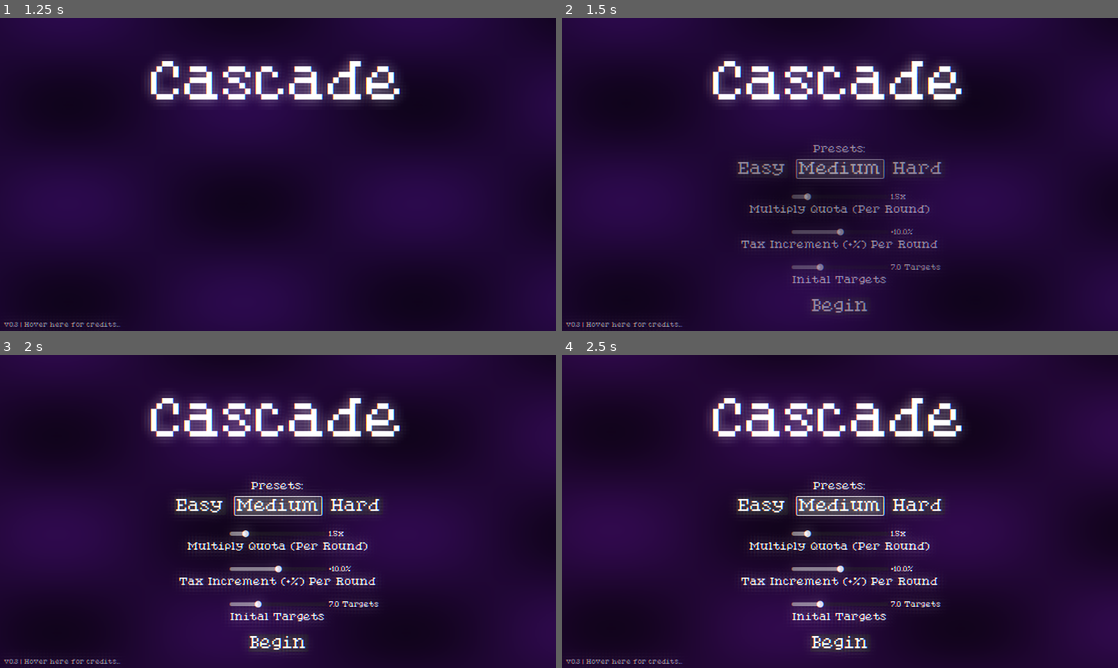
Above: before the commit, frames 1-4 (two rows, left to right).
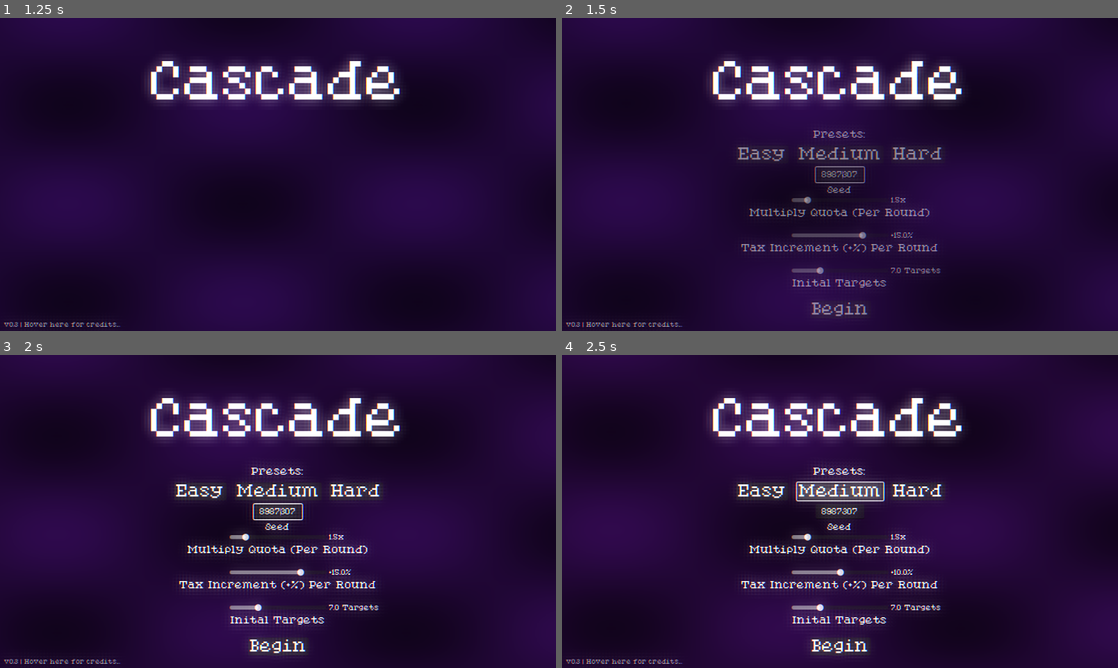
Above: after the commit, the same moments.

Repository: RLATIS/Cascade
Game: Godot game, scene res://scenes/menu.tscn
Same seed, same stepped clock (60 frames per second), same inputs: the game is played once before the commit and once after it.
Inputs:
- Up to frame 1 (1.25 s): click "Play" at 0.5 s
- Up to frame 2 (1.5 s): click "Play" at 1.25 s
- Up to frame 3 (2 s): no input
- Up to frame 4 (2.5 s): click "Medium" at 2 s

Frame 1 is identical in both runs. In frame 2, 5.0% of the frame differs, in the area x 31-69%, y 36-96%; in frame 3, 6.5%; in frame 4, 6.6%, in the area x 31-69%, y 35-96%.

Commit message:
added seed input to play menu and also rename project

Diff:
--- a/project.godot
+++ b/project.godot
@@ -10,7 +10,7 @@
 
 [application]
 
-config/name="bounceback"
+config/name="Cascade"
 run/main_scene="uid://cjnxsyfpslufq"
 config/features=PackedStringArray("4.5", "Forward Plus")
 boot_splash/image="uid://cog4wu0hsfjm5"
--- a/scenes/menu.tscn
+++ b/scenes/menu.tscn
@@ -157,9 +157,9 @@
 anchor_right = 0.5
 anchor_bottom = 0.5
 offset_left = -389.0
-offset_top = -99.0
+offset_top = -129.0
 offset_right = 389.0
-offset_bottom = -6.0
+offset_bottom = -36.0
 grow_horizontal = 2
 grow_vertical = 2
 theme_override_fonts/font = ExtResource("3_mhnvy")
@@ -175,9 +175,9 @@
 anchor_right = 0.5
 anchor_bottom = 0.5
 offset_left = -215.0
-offset_top = -30.0
+offset_top = -60.0
 offset_right = -107.0
-offset_bottom = 7.0
+offset_bottom = -23.0
 grow_horizontal = 2
 grow_vertical = 2
 theme_override_fonts/font = ExtResource("3_mhnvy")
@@ -197,9 +197,9 @@
 anchor_right = 0.5
 anchor_bottom = 0.5
 offset_left = -89.5
-offset_top = -30.5
+offset_top = -60.5
 offset_right = 89.5
-offset_bottom = 6.5
+offset_bottom = -23.5
 grow_horizontal = 2
 grow_vertical = 2
 theme_override_fonts/font = ExtResource("3_mhnvy")
@@ -219,9 +219,9 @@
 anchor_right = 0.5
 anchor_bottom = 0.5
 offset_left = 105.5
-offset_top = -30.0
+offset_top = -60.0
 offset_right = 216.5
-offset_bottom = 7.0
+offset_bottom = -23.0
 grow_horizontal = 2
 grow_vertical = 2
 theme_override_fonts/font = ExtResource("3_mhnvy")
@@ -234,6 +234,42 @@
 scale = Vector2(1.6, 1.6)
 texture = ExtResource("5_g3eks")
 
+[node name="seed" type="Label" parent="playmenu"]
+anchors_preset = 8
+anchor_left = 0.5
+anchor_top = 0.5
+anchor_right = 0.5
+anchor_bottom = 0.5
+offset_left = -34.0
+offset_top = 23.0
+offset_right = 33.0
+offset_bottom = 42.0
+grow_horizontal = 2
+grow_vertical = 2
+theme_override_fonts/font = ExtResource("3_mhnvy")
+theme_override_font_sizes/font_size = 16
+text = "Seed"
+horizontal_alignment = 1
+vertical_alignment = 1
+
+[node name="seedINPT" type="LineEdit" parent="playmenu"]
+anchors_preset = 8
+anchor_left = 0.5
+anchor_top = 0.5
+anchor_right = 0.5
+anchor_bottom = 0.5
+offset_left = -50.0
+offset_top = -15.5
+offset_right = 50.0
+offset_bottom = 15.5
+grow_horizontal = 2
+grow_vertical = 2
+theme_override_fonts/font = ExtResource("3_mhnvy")
+text = "1234567"
+placeholder_text = "Seed..."
+alignment = 1
+max_length = 7
+
 [node name="begin" type="Button" parent="playmenu"]
 anchors_preset = 8
 anchor_left = 0.5
@@ -241,9 +277,9 @@
 anchor_right = 0.5
 anchor_bottom = 0.5
 offset_left = -62.0
-offset_top = 254.0
+offset_top = 261.0
 offset_right = 63.0
-offset_bottom = 291.0
+offset_bottom = 298.0
 grow_horizontal = 2
 grow_vertical = 2
 theme_override_fonts/font = ExtResource("3_mhnvy")
@@ -263,9 +299,9 @@
 anchor_right = 0.5
 anchor_bottom = 0.5
 offset_left = -100.0
-offset_top = 38.0
+offset_top = 45.0
 offset_right = 100.0
-offset_bottom = 54.0
+offset_bottom = 61.0
 grow_horizontal = 2
 grow_vertical = 2
 
@@ -276,9 +312,9 @@
 anchor_right = 0.5
 anchor_bottom = 0.5
 offset_left = -389.0
-offset_top = 26.0
+offset_top = 33.0
 offset_right = 389.0
-offset_bottom = 119.0
+offset_bottom = 126.0
 grow_horizontal = 2
 grow_vertical = 2
 theme_override_fonts/font = ExtResource("3_mhnvy")
@@ -294,9 +330,9 @@
 anchor_right = 0.5
 anchor_bottom = 0.5
 offset_left = 106.0
-offset_top = 37.0
+offset_top = 44.0
 offset_right = 884.0
-offset_bottom = 56.0
+offset_bottom = 63.0
 grow_horizontal = 2
 grow_vertical = 2
 theme_override_fonts/font = ExtResource("3_mhnvy")
@@ -311,9 +347,9 @@
 anchor_right = 0.5
 anchor_bottom = 0.5
 offset_left = -100.0
-offset_top = 111.0
+offset_top = 118.0
 offset_right = 100.0
-offset_bottom = 127.0
+offset_bottom = 134.0
 grow_horizontal = 2
 grow_vertical = 2
 
@@ -324,9 +360,9 @@
 anchor_right = 0.5
 anchor_bottom = 0.5
 offset_left = -389.0
-offset_top = 99.0
+offset_top = 106.0
 offset_right = 389.0
-offset_bottom = 192.0
+offset_bottom = 199.0
 grow_horizontal = 2
 grow_vertical = 2
 theme_override_fonts/font = ExtResource("3_mhnvy")
@@ -342,9 +378,9 @@
 anchor_right = 0.5
 anchor_bottom = 0.5
 offset_left = 106.0
-offset_top = 110.0
+offset_top = 117.0
 offset_right = 884.0
-offset_bottom = 129.0
+offset_bottom = 136.0
 grow_horizontal = 2
 grow_vertical = 2
 theme_override_fonts/font = ExtResource("3_mhnvy")
@@ -359,9 +395,9 @@
 anchor_right = 0.5
 anchor_bottom = 0.5
 offset_left = -100.0
-offset_top = 184.0
+offset_top = 191.0
 offset_right = 100.0
-offset_bottom = 200.0
+offset_bottom = 207.0
 grow_horizontal = 2
 grow_vertical = 2
 min_value = 1.0
@@ -375,9 +411,9 @@
 anchor_right = 0.5
 anchor_bottom = 0.5
 offset_left = -389.0
-offset_top = 172.0
+offset_top = 179.0
 offset_right = 389.0
-offset_bottom = 265.0
+offset_bottom = 272.0
 grow_horizontal = 2
 grow_vertical = 2
 theme_override_fonts/font = ExtResource("3_mhnvy")
@@ -393,9 +429,9 @@
 anchor_right = 0.5
 anchor_bottom = 0.5
 offset_left = 106.0
-offset_top = 183.0
+offset_top = 190.0
 offset_right = 884.0
-offset_bottom = 202.0
+offset_bottom = 209.0
 grow_horizontal = 2
 grow_vertical = 2
 theme_override_fonts/font = ExtResource("3_mhnvy")
@@ -410,6 +446,7 @@
 [connection signal="pressed" from="playmenu/easy" to="playmenu" method="_on_easy_pressed"]
 [connection signal="pressed" from="playmenu/medium" to="playmenu" method="_on_medium_pressed"]
 [connection signal="pressed" from="playmenu/hard" to="playmenu" method="_on_hard_pressed"]
+[connection signal="text_changed" from="playmenu/seedINPT" to="playmenu" method="_on_seed_inpt_text_changed"]
 [connection signal="pressed" from="playmenu/begin" to="uimenu1" method="_on_begin_pressed"]
 [connection signal="value_changed" from="playmenu/mqSLIDER" to="playmenu" method="_on_mq_slider_value_changed"]
 [connection signal="value_changed" from="playmenu/tiSLIDER" to="playmenu" method="_on_ti_slider_value_changed"]
--- a/scripts/Globals.gd
+++ b/scripts/Globals.gd
@@ -220,8 +220,6 @@
 	player.queue_free() # delete
 
 func newgame() -> void:
-	seed = randi_range(1, 100000000000)
-
 	rng.seed = seed
 
 	upgrades = upgradesinit
--- a/scripts/playmenu.gd
+++ b/scripts/playmenu.gd
@@ -4,11 +4,14 @@
 	_on_mq_slider_value_changed($mqSLIDER.value)
 	_on_ti_slider_value_changed($tiSLIDER.value)
 	_on_it_slider_value_changed($itSLIDER.value)
+	_on_seed_inpt_text_changed($seedINPT.text)
 
 func _ready() -> void:
 	$mqSLIDER.value = 14 # 1.5x
 	$tiSLIDER.value = 76 # 15%
 	$itSLIDER.value = 6 # 7
+
+	$seedINPT.text = str(randi_range(1, 9999999))
 
 	updateall()
 
@@ -49,3 +52,17 @@
 	$itSLIDER.value = 4 # 5
 
 	updateall()
+
+func _on_seed_inpt_text_changed(new_text: String) -> void:
+	var regex := RegEx.new()
+
+	regex.compile("[^0-9]") # only numbers
+
+	var oldcaret = $seedINPT.caret_column
+	var filteredtext = regex.sub(new_text, "", true)
+
+	if filteredtext != new_text: # some regex magic
+		$seedINPT.text = filteredtext
+		$seedINPT.caret_column = oldcaret - (new_text.length() - filteredtext.length())
+
+	Globals.seed = int(filteredtext) if filteredtext != "" else 0
